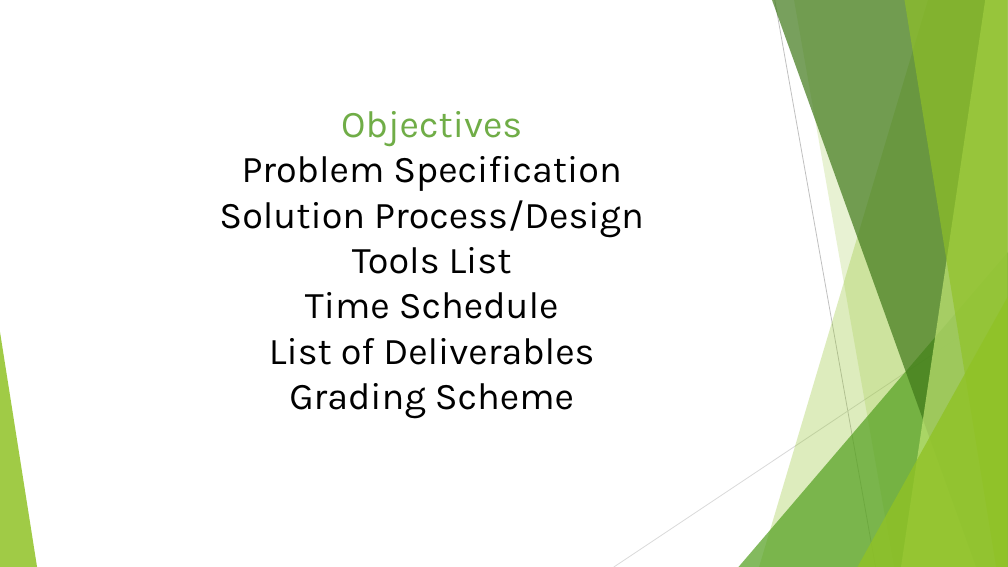
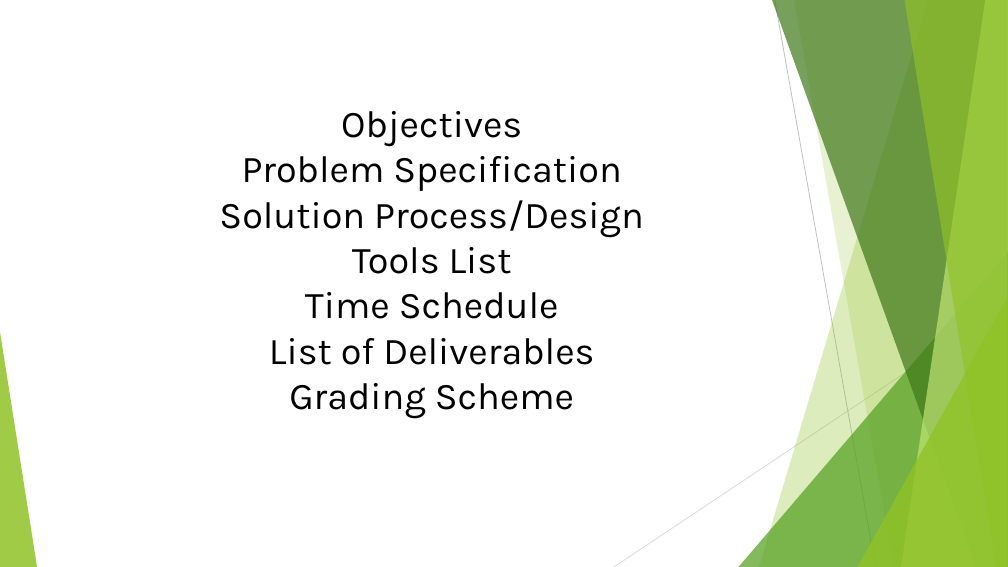
Before and after one commit to Project6/Planit, a slide deck: slide 2 of Final Project Documentation/CSC521.pptx. Drawn at 1008x567 pixels with LibreOffice and Linux fonts; fonts in the diff are those of the drawing. Boxes give left, top, right and bottom in pixels: in the first picture for what was removed or moved away, otherwise in the second. Text is boxed around its words. In the diff, an @@ line names an element or a change of style, - is before the commit and + after.

```diff
--- a/Final Project Documentation/CSC521.pptx
+++ b/Final Project Documentation/CSC521.pptx
@@ text at <box>341,111,522,147</box>: text colour #70AD47 to #000000 in "Objectives" @@
```
Also in this commit, not shown: 1 other slide changed, 2 slides added.
